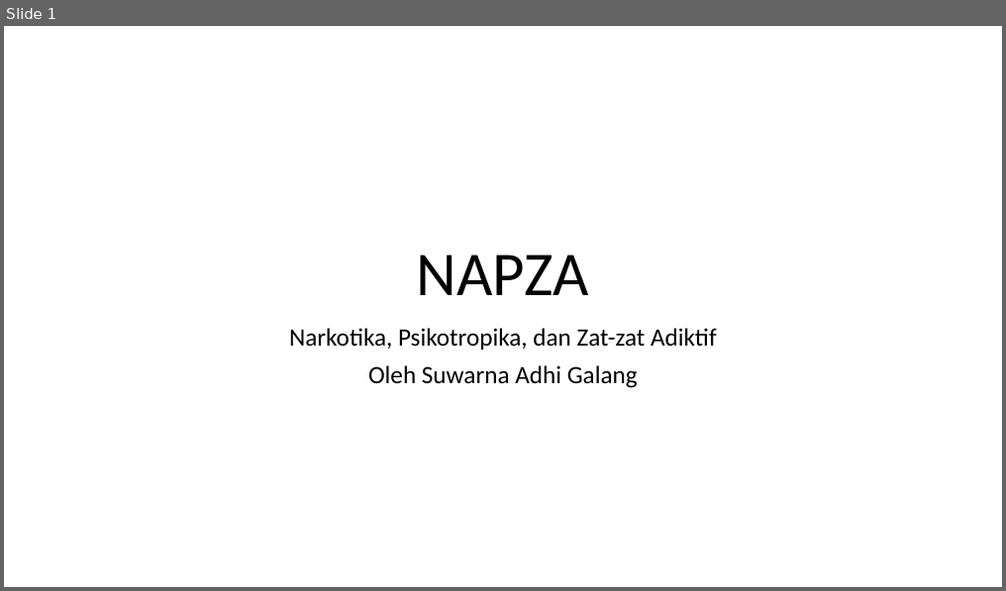
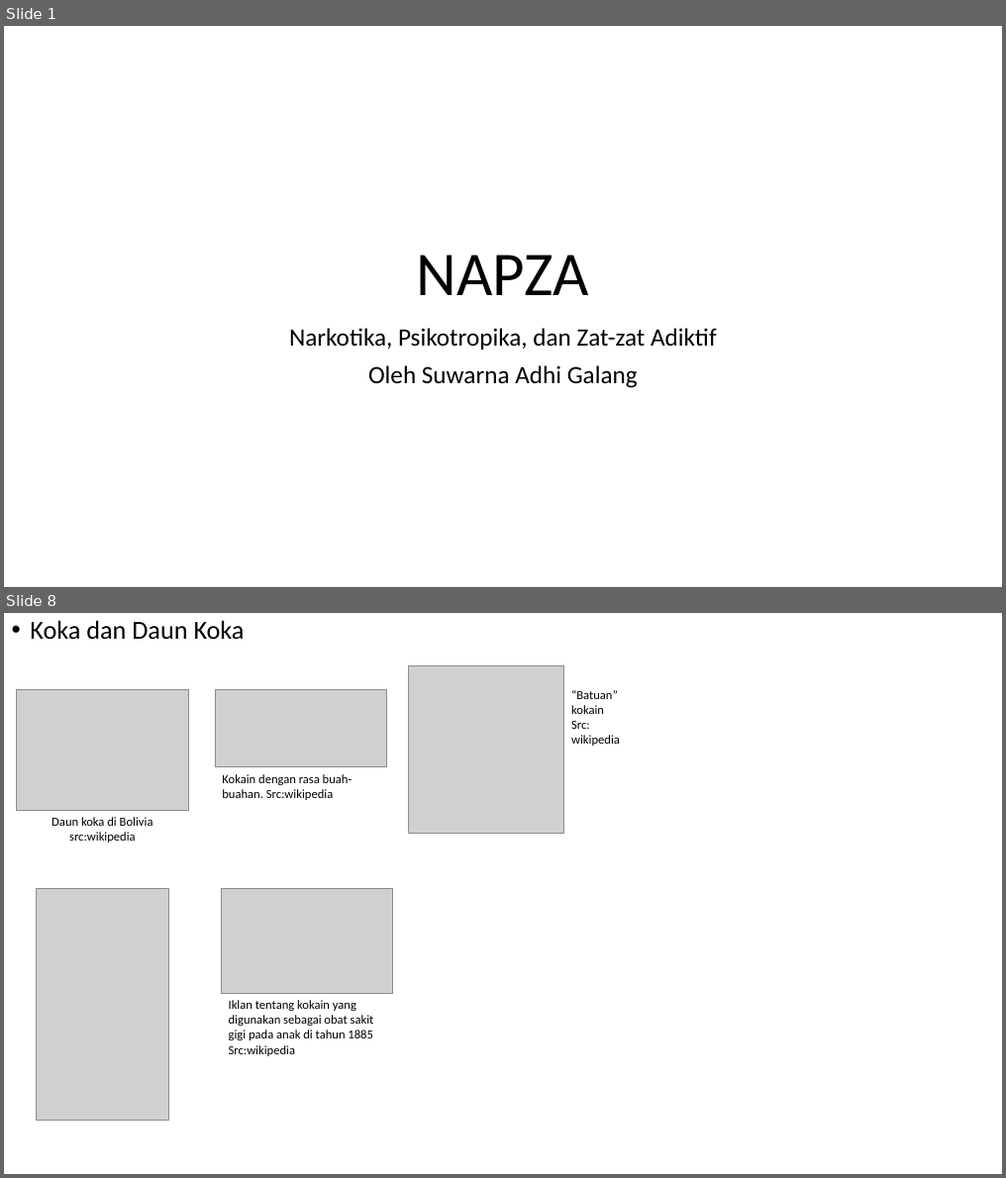
Before and after one commit to Galang23/galang23.github.io, a slide deck: tugas-sekolah/olahraga/NAPZA.pptx. Shown one above the other, each under a label of ours: slide 1 before the commit, slides 1 and 8 after it; the slides between them are not shown. The pictures are 1006x591 and 1006x1178 pixels, drawn with LibreOffice and Linux fonts; fonts in the diff are those of the drawing; grey boxes stand for pictures. Boxes give left, top, right and bottom in pixels: in the first picture for what was removed or moved away, otherwise in the second. Text is boxed around its words. In the diff, an @@ line names an element or a change of style, - is before the commit and + after.

```diff
--- a/tugas-sekolah/olahraga/NAPZA.pptx
+++ b/tugas-sekolah/olahraga/NAPZA.pptx
@@ slide 8 added at [4, 613, 1002, 1174], background #FFFFFF @@
@@ text added at [30, 620, 245, 640], 25 pt, text #000000 @@
+• Koka dan Daun Koka
@@ picture added at [408, 666, 564, 833] @@
@@ picture added at [17, 689, 188, 810] @@
@@ picture added at [215, 689, 386, 767] @@
@@ text added at [571, 690, 620, 746], 12 pt, text #000000 @@
+“Batuan” kokain
+Src:
+wikipedia
@@ text added at [222, 774, 352, 800], 12 pt, text #000000 @@
+Kokain dengan rasa buah-buahan. Src:wikipedia
@@ text added at [52, 817, 153, 843], 12 pt, text #000000 @@
+Daun koka di Bolivia
+src:wikipedia
@@ picture added at [37, 888, 168, 1121] @@
@@ picture added at [221, 888, 392, 994] @@
@@ text added at [229, 1000, 374, 1057], 12 pt, text #000000 @@
+Iklan tentang kokain yang digunakan sebagai obat sakit gigi pada anak di tahun 1885
+Src:wikipedia
```
Also in this commit, not shown: 4 slides changed, 11 other slides added, 2 other files.
